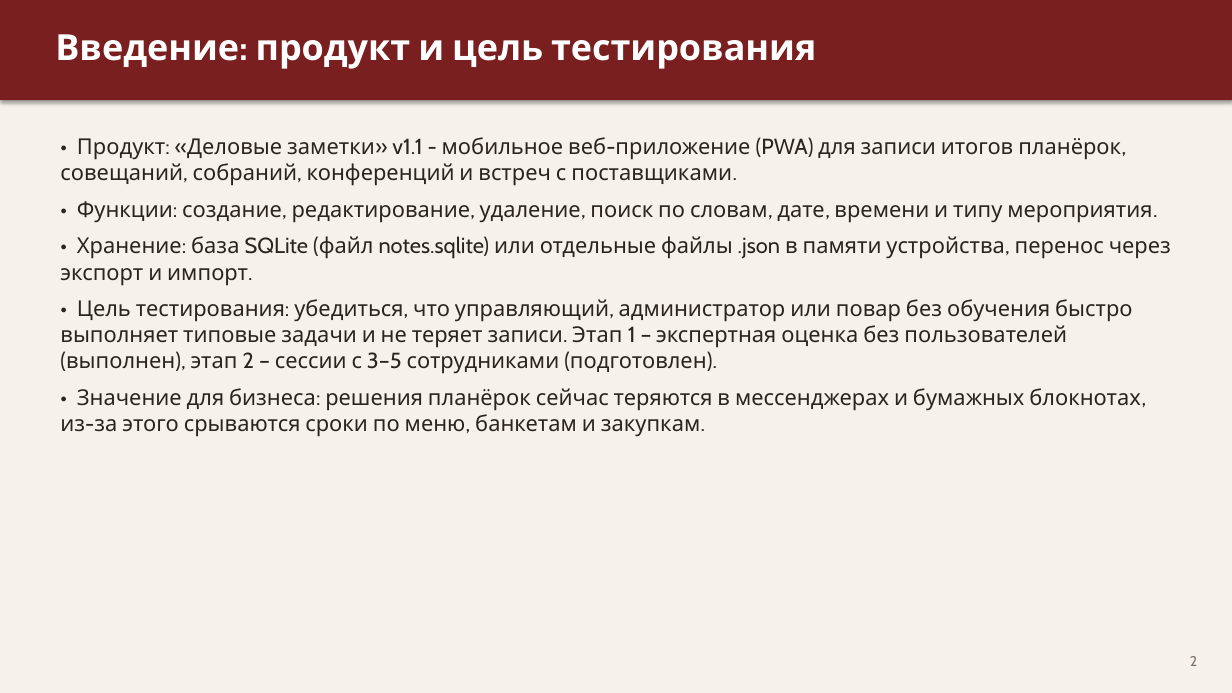
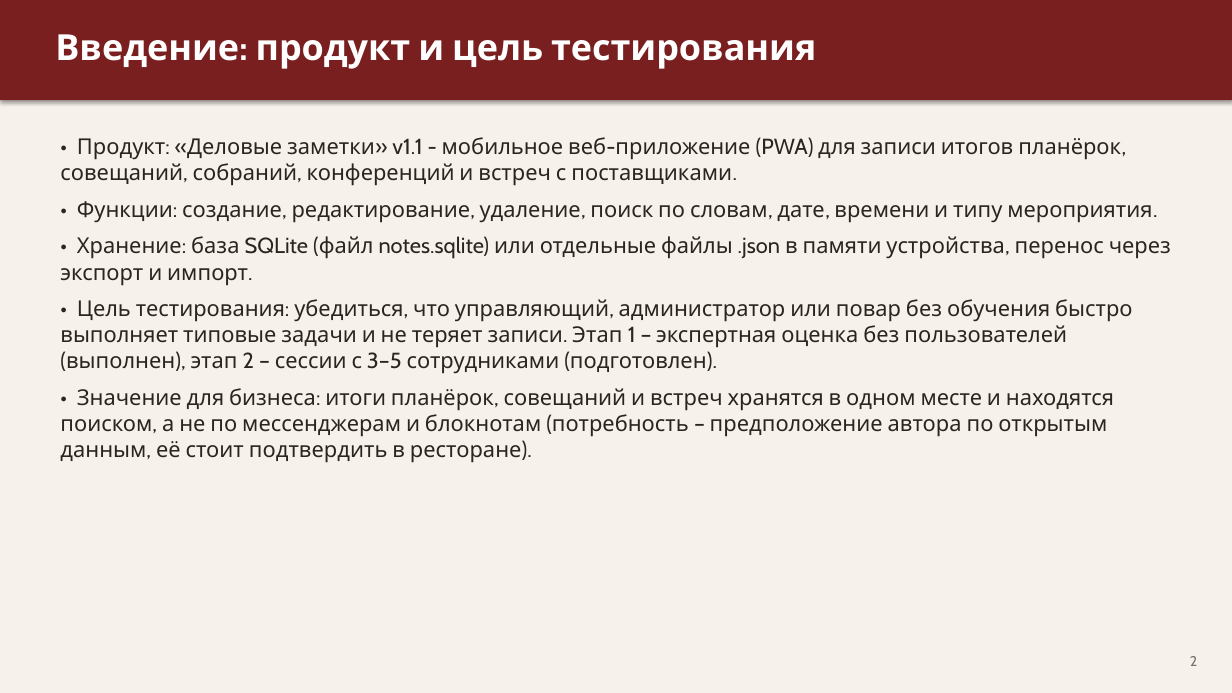
Before and after one commit to nikolainekrasov-dev/primus-practice, a slide deck: slide 2 of presentation/usability-testing.pptx. Drawn at 1232x693 pixels with LibreOffice and Linux fonts; fonts in the diff are those of the drawing. Boxes give left, top, right and bottom in pixels: in the first picture for what was removed or moved away, otherwise in the second. Text is boxed around its words. In the diff, an @@ line names an element or a change of style, - is before the commit and + after.

```diff
--- a/presentation/usability-testing.pptx
+++ b/presentation/usability-testing.pptx
@@ text at (x1=60, y1=388, x2=1114, y2=463): text changed @@
-• Значение для бизнеса: решения планёрок сейчас теряются в мессенджерах и бумажных блокнотах, из-за этого срываются сроки по меню, банкетам и закупкам.
+• Значение для бизнеса: итоги планёрок, совещаний и встреч хранятся в одном месте и находятся поиском, а не по мессенджерам и блокнотам (потребность – предположение автора по открытым данным, её стоит подтвердить в ресторане).
```
Also in this commit, not shown: 4 other slides changed.
